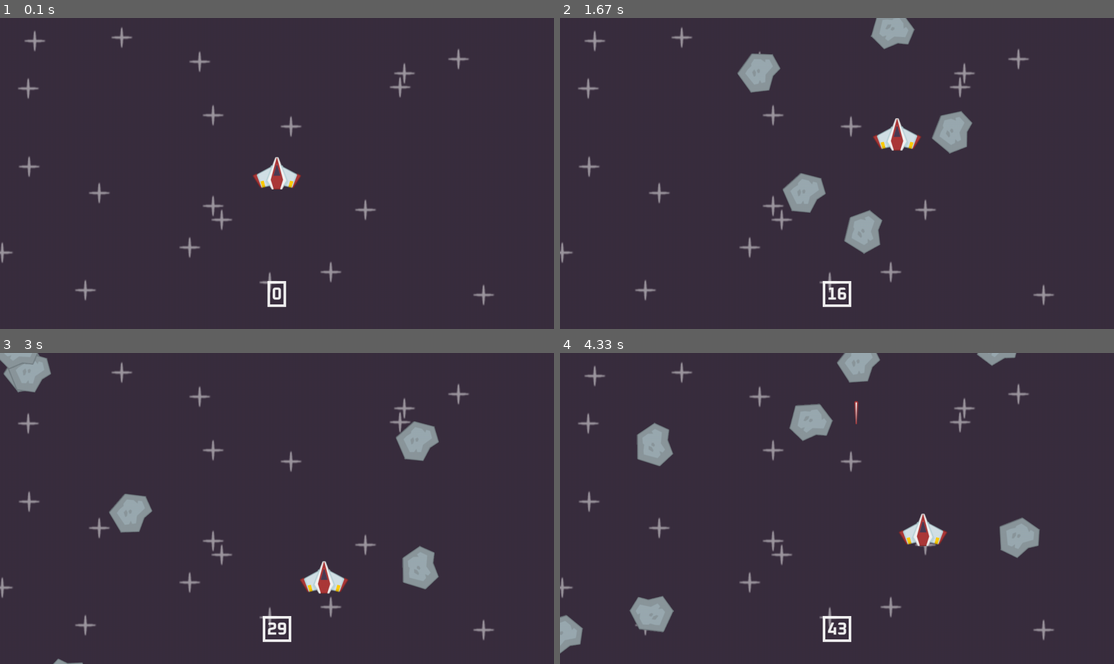
Above: before the commit, frames 1-4 (two rows, left to right).
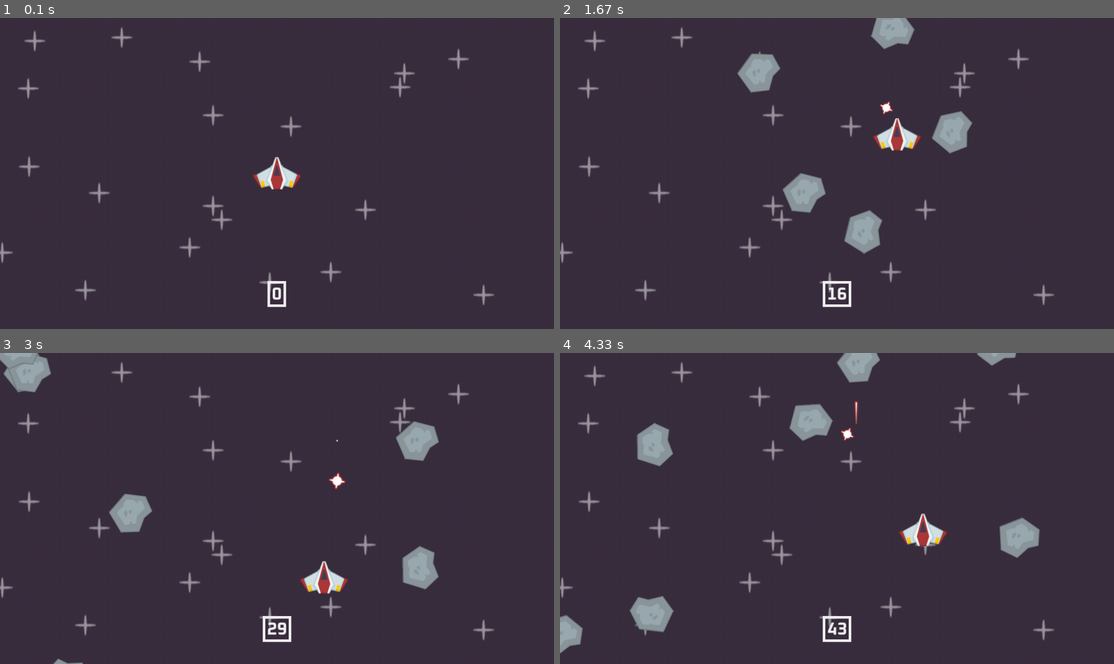
Above: after the commit, the same moments.

Repository: EZam1992/Pygame-Space-Shooter-
Game: pygame game, started from main.py
The game is run twice, just before and just after one commit, with the same random seed, the same clock (stepped at 60 frames per second) and the same inputs.
Inputs:
- Up to frame 1 (0.1 s): no input
- Up to frame 2 (1.67 s): tap Space at 0.33, 0.73, 1.03, 1.23 s; hold Right 0.67-1.13 s; hold Up 1.17-1.47 s
- Up to frame 3 (3 s): hold Down 2-2.53 s; tap Space at 2.07, 2.37, 2.63, 2.97 s; hold Down 2.57-2.87 s; hold Left from 2.9 s (still down)
- Up to frame 4 (4.33 s): tap Space at 3.27, 3.4, 3.8, 4.1 s; release Left at 3.3 s; hold Up 3.33-3.7 s; hold Right from 3.73 s (still down)

The runs differ from the first frame. In frame 2, less than 0.1% of the frame differs, in the area x 57-61%, y 26-32%; in frame 3, less than 0.1%, in the area x 59-63%, y 27-44%; in frame 4, less than 0.1%.

Commit message:
added sound and finished the game

Diff:
--- a/main.py
+++ b/main.py
@@ -32,6 +32,7 @@
             Laser(laser_surf, self.rect.midtop, (all_sprites, laser_sprites))
             self.can_shoot = False
             self.laser_shoot_time = pygame.time.get_ticks()
+            laser_sound.play()
         self.laser_timer()
 
 class Star(pygame.sprite.Sprite):
@@ -74,6 +75,22 @@
         self.image = pygame.transform.rotozoom(self.original_surf, self.rotation, 1)
         self.rect = self.image.get_frect(center = self.rect.center)
 
+class AnimatedExplosion(pygame.sprite.Sprite):
+    def __init__(self, frames, pos, *groups):
+        super().__init__(*groups)
+        self.frames = frames
+        self.frame_index = 0
+        self.image = self.frames[self.frame_index]
+        self.rect = self.image.get_frect(center = pos)
+        explosion_sound.play()
+
+    def update(self, dt):
+        self.frame_index += 20 * dt
+        if self.frame_index < len(self.frames):
+            self.image = self.frames[int(self.frame_index)]
+        else:
+            self.kill()
+
 def collision():
 
     global running
@@ -85,7 +102,9 @@
     for laser in laser_sprites:
         collided_sprite = pygame.sprite.spritecollide(laser, meteor_sprites, True)
         if collided_sprite:
+            AnimatedExplosion(explosion_frames, laser.rect.midtop, all_sprites)
             laser.kill()
+
 
 def display_score():
     current_time = pygame.time.get_ticks() / 100
@@ -93,6 +112,7 @@
     font_rect = font_surface.get_frect(midbottom = (WINDOW_WIDTH / 2, WINDOW_HEIGHT - 50))
     display_surface.blit(font_surface, font_rect)
     pygame.draw.rect(display_surface, (240, 240, 240), font_rect.inflate(20, 10).move(0, -6), 6, 1)
+
 #general setup
 pygame.init()
 WINDOW_WIDTH, WINDOW_HEIGHT = 1280, 720
@@ -113,6 +133,13 @@
 laser_surf = pygame.image.load(join('space shooter', 'images', 'laser.png')).convert_alpha()
 meteor_surf = pygame.image.load(join('space shooter', 'images', 'meteor.png')).convert_alpha()
 font = pygame.font.Font(join('space shooter', 'images', 'Oxanium-Bold.ttf'), 40)
+explosion_frames = [pygame.image.load (join('space shooter', 'images', 'explosion', f'{i}.png')).convert_alpha() for i in range(21)]
+laser_sound = pygame.mixer.Sound(join('Space Shooter', 'audio', 'laser.wav'))
+explosion_sound = pygame.mixer.Sound(join('Space Shooter', 'audio', 'explosion.wav'))
+game_music = pygame.mixer.Sound(join('Space Shooter', 'audio', 'game_music.wav'))
+game_music.set_volume(0.4)
+game_music.play(loops = -1)
+
 
 
 #sprite generation
@@ -136,14 +163,12 @@
             x, y = randint(0, WINDOW_WIDTH), randint(-200, -100)
             Meteor(meteor_surf, (x, y), (all_sprites, meteor_sprites))
 
-    #update
+    #update and draw the game
     all_sprites.update(dt)
+    display_surface.fill('#3a2e3f')
+    all_sprites.draw(display_surface)
+    display_score()
     collision()
-
-    #draw the game
-    display_surface.fill('#3a2e3f')
-    display_score()
-    all_sprites.draw(display_surface)
 
     pygame.display.update()
 
